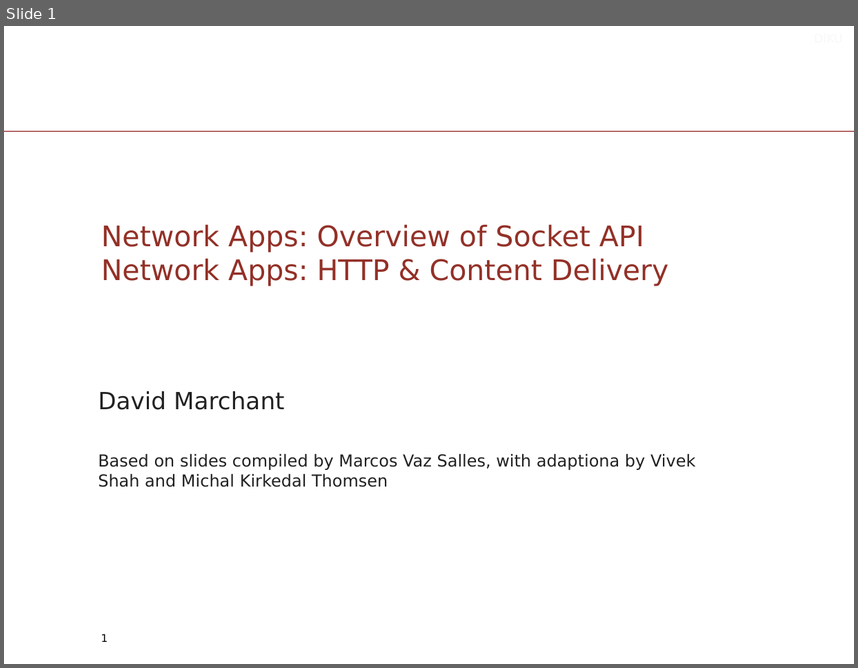
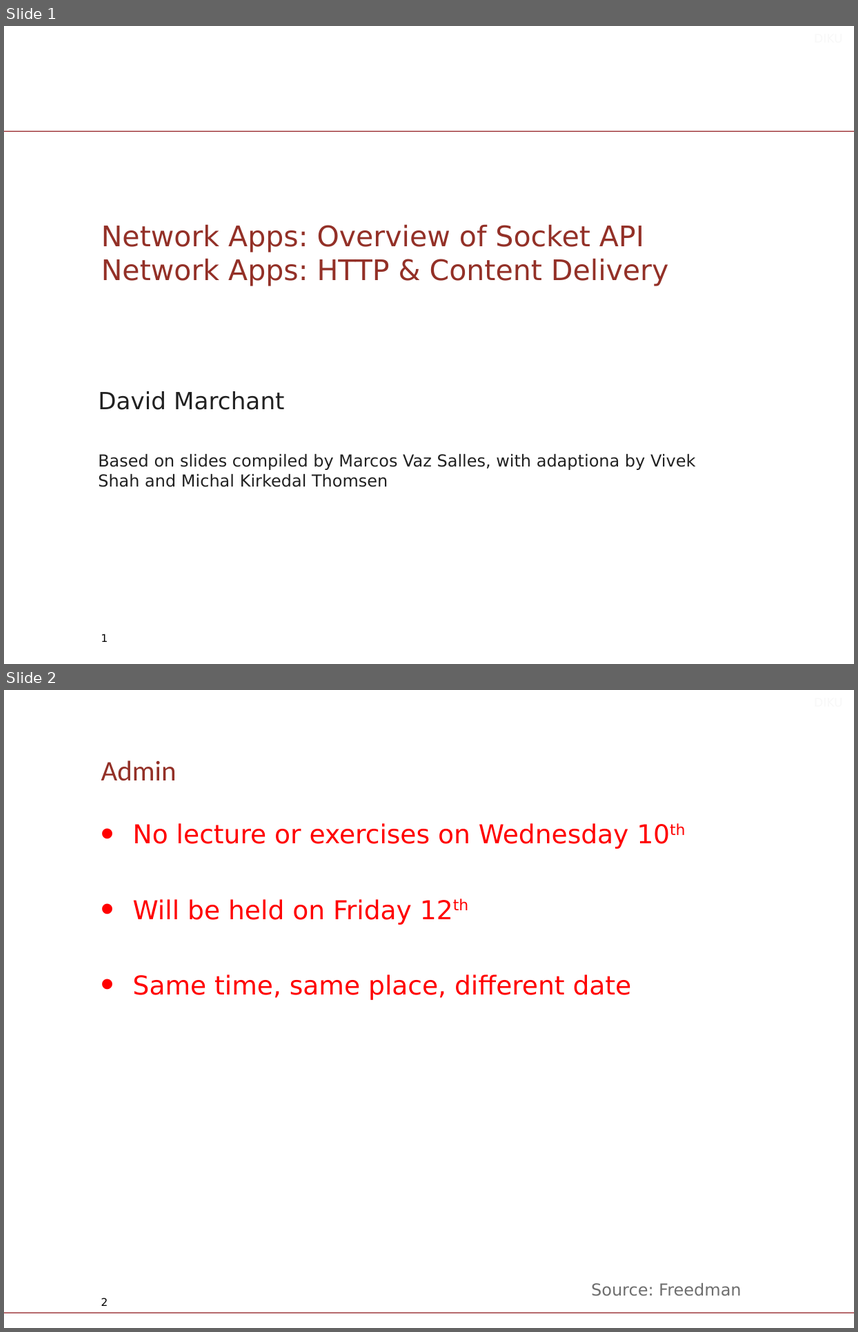
Before and after one commit to diku-compSys/compSys-e2021-pub, a slide deck: lectures/211103_application_layer_http/slides.odp. Shown one above the other, each under a label of ours: slide 1 before the commit, slides 1 and 2 after it. The pictures are 858x668 and 858x1332 pixels, drawn with LibreOffice and Linux fonts; fonts in the diff are those of the drawing; background and template pictures are left out. Boxes give left, top, right and bottom in pixels: in the first picture for what was removed or moved away, otherwise in the second. Text is boxed around its words. In the diff, an @@ line names an element or a change of style, - is before the commit and + after.

```diff
--- a/lectures/211103_application_layer_http/slides.odp
+++ b/lectures/211103_application_layer_http/slides.odp
@@ slide 2 added at (x1=4, y1=690, x2=854, y2=1328), background #FFFFFF @@
@@ text added at (x1=270, y1=690, x2=851, y2=715), 10 pt, text #F8F8F8 @@
+DIKU
@@ title added at (x1=101, y1=760, x2=176, y2=781), 24 pt, text #933027 @@
+Admin
@@ text added at (x1=133, y1=823, x2=632, y2=1000), 22 pt, text #FF0000 @@
+• No lecture or exercises on Wednesday 10th
+• Will be held on Friday 12th
+• Same time, same place, different date
@@ text added at (x1=591, y1=1283, x2=741, y2=1296), 14 pt, text #6E6E6E @@
+Source: Freedman
@@ page number added at (x1=101, y1=1297, x2=108, y2=1305), 9 pt, text #000000 @@
+2
@@ line added from (854, 1312) to (4, 1312), #901A1E 0.74 pt @@
```
Also in this commit, not shown: 12 slides changed, 7 other slides added, 3 other files.
